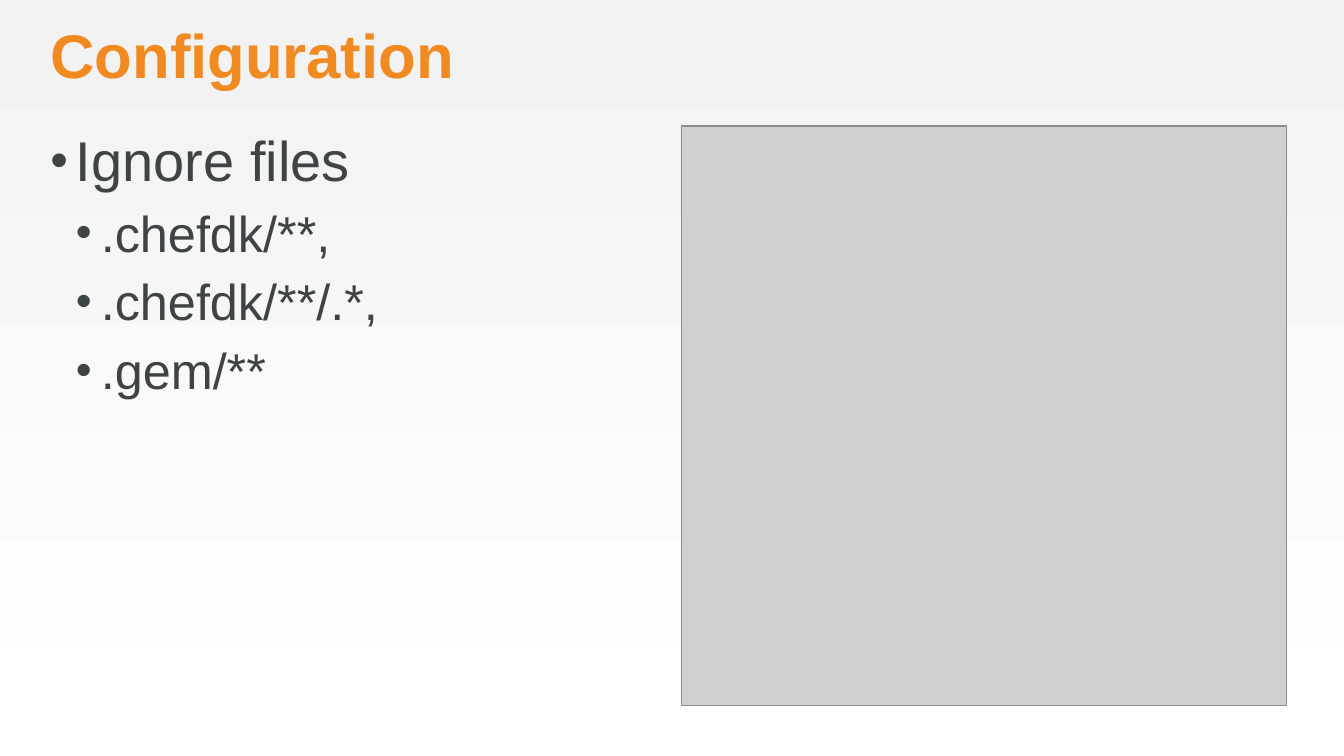
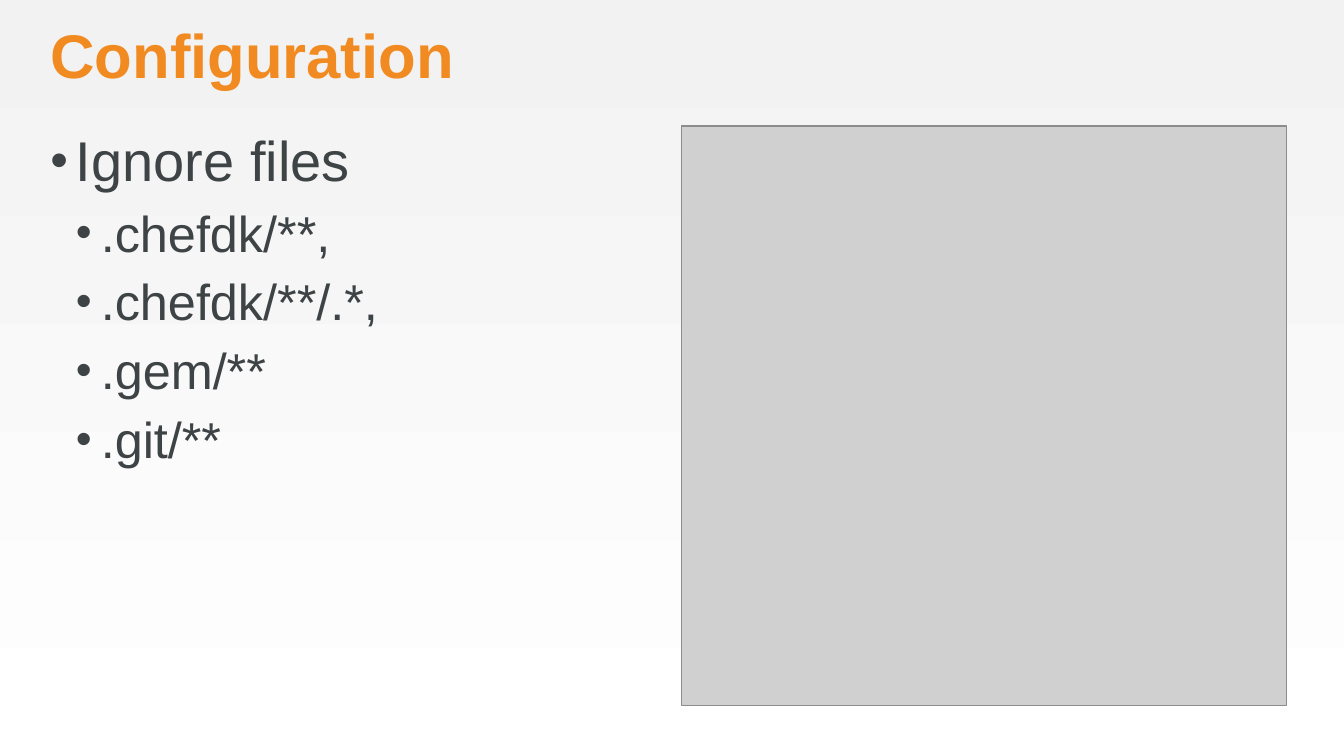
Before and after one commit to nathenharvey/chef-gilt-2014, a slide deck: slide 12 of Configure_Remote_Editing.pptx. Drawn at 1344x756 pixels with LibreOffice and Linux fonts; fonts in the diff are those of the drawing; grey boxes stand for pictures; background and template pictures are left out. Boxes give left, top, right and bottom in pixels: in the first picture for what was removed or moved away, otherwise in the second. Text is boxed around its words. In the diff, an @@ line names an element or a change of style, - is before the commit and + after.

Commit message:
Add a slide about the need for a folder
Resolves #1 - a folder is required for remote sync configuration

also adds slides for manually verifying and reloading the configuration

```diff
--- a/Configure_Remote_Editing.pptx
+++ b/Configure_Remote_Editing.pptx
@@ text at bbox=[101, 421, 221, 468]: paragraph added @@
+  • .git/**
```
Also in this commit, not shown: 1 other slide changed, 3 slides added, 1 slide removed, 1 other file.
